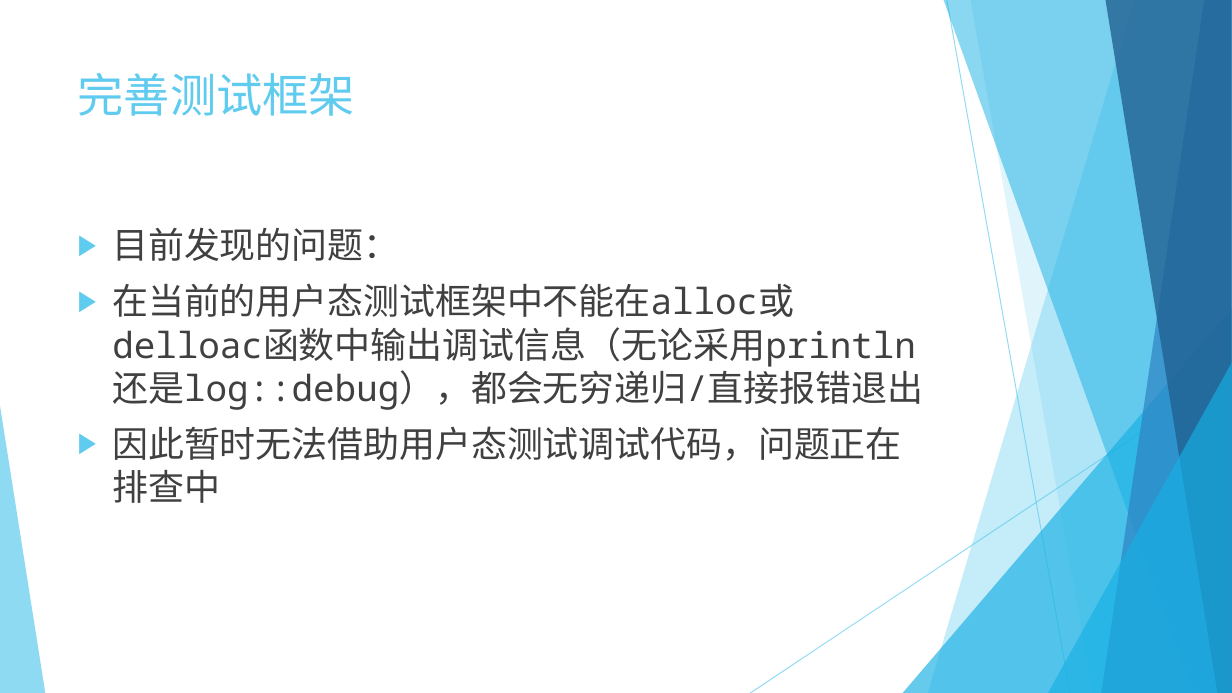
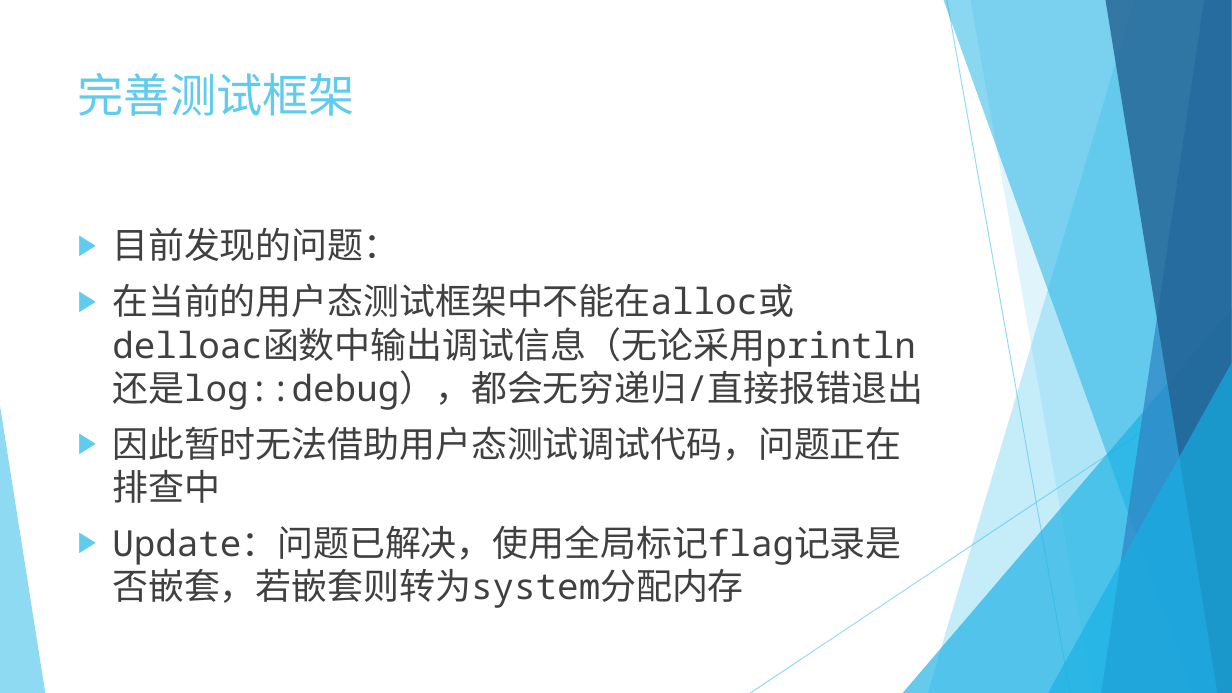
Before and after one commit to rcore-os/mem_malloc_subsystem, a slide deck: slide 14 of slides/week10~11.pptx. Drawn at 1232x693 pixels with LibreOffice and Linux fonts; fonts in the diff are those of the drawing. Boxes give left, top, right and bottom in pixels: in the first picture for what was removed or moved away, otherwise in the second. Text is boxed around its words. In the diff, an @@ line names an element or a change of style, - is before the commit and + after.

```diff
--- a/slides/week10~11.pptx
+++ b/slides/week10~11.pptx
@@ text at [112, 525, 901, 608]: paragraph added @@
+▶ Update：问题已解决，使用全局标记flag记录是否嵌套，若嵌套则转为system分配内存
```
Also in this commit, not shown: 1 other slide changed, 1 slide added.
